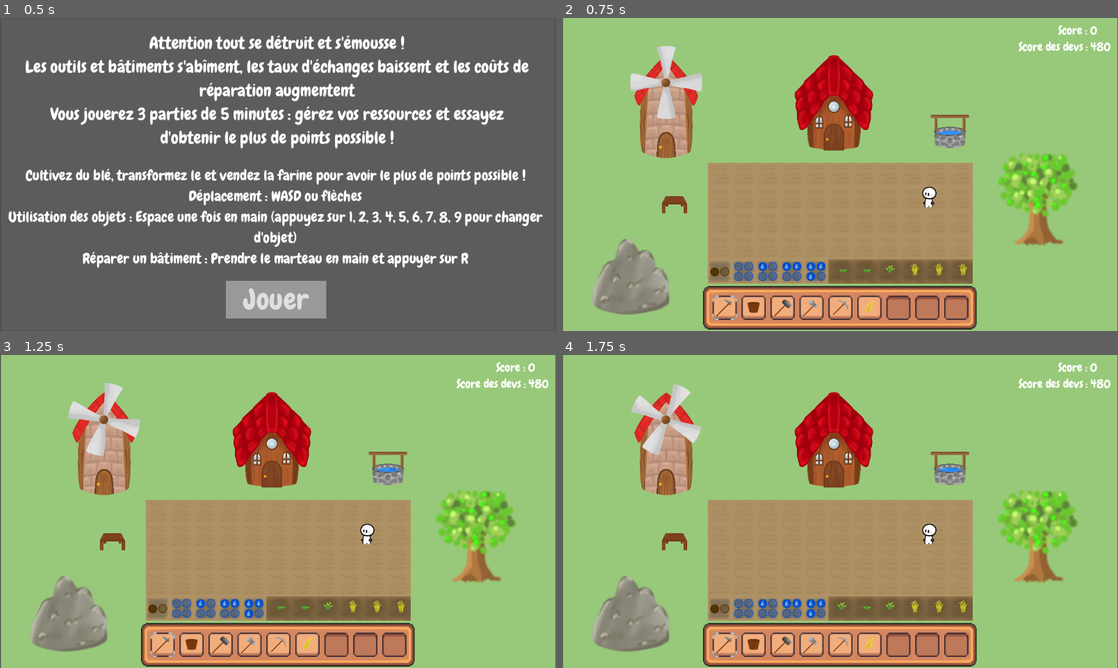
Above: before the commit, frames 1-4 (two rows, left to right).
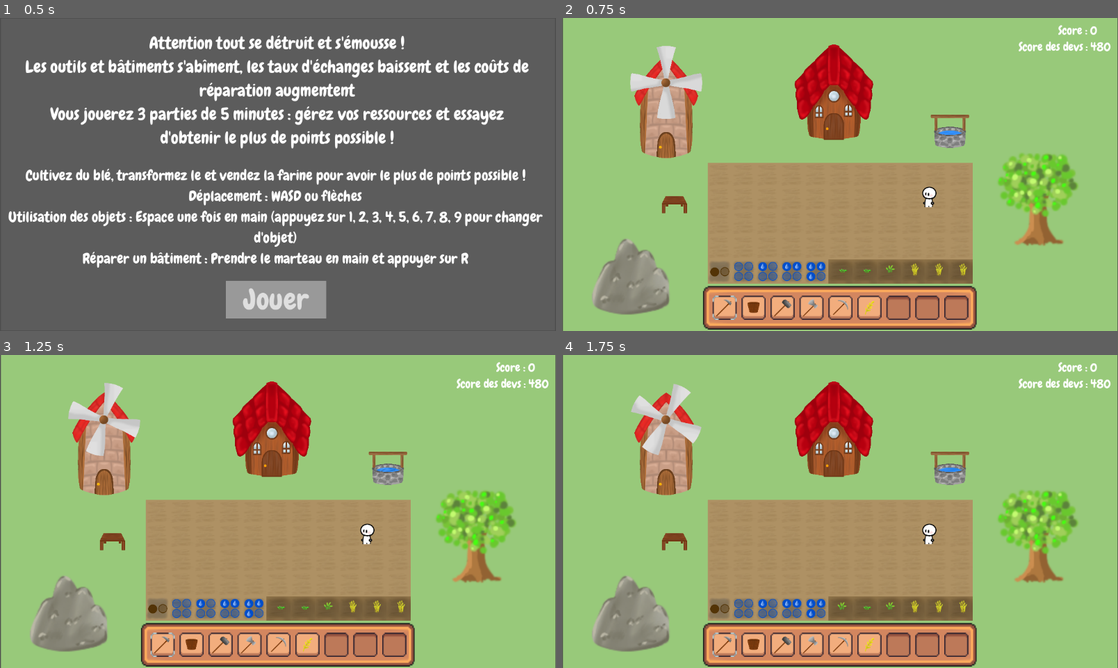
Above: after the commit, the same moments.

Repository: LaClimSx/Back-to-the-roots
Game: Godot game, scene res://Scenes/starting_texte.tscn
Two runs of this game, one before a commit and one after it. Both use one fixed random seed, a clock stepped at 60 frames per second and the inputs below. This scene is started directly instead of the project's main scene.
Inputs (mouse positions are in pixels of both pictures, inside the frame that each line leads up to):
- Up to frame 1 (0.5 s): no input
- Up to frame 2 (0.75 s): click "Jouer" at 0.5 s
- Up to frame 3 (1.25 s): no input
- Up to frame 4 (1.75 s): click (723, 646) at 1.25 s

Frame 1 is identical in both runs. In frame 2, 2.1% of the frame differs, in the area x 41-56%, y 8-43%; in frame 3, 2.1%; in frame 4, 2.1%.

Commit message:
feat: stuff

Diff:
--- a/Scenes/house.tscn
+++ b/Scenes/house.tscn
@@ -134,9 +134,9 @@
 
 [node name="InteractLabel" parent="." instance=ExtResource("6_4nr27")]
 offset_left = -553.333
-offset_top = -480.001
+offset_top = -433.335
 offset_right = 1302.67
-offset_bottom = -351.001
+offset_bottom = -304.335
 scale = Vector2(0.6, 0.6)
 theme_override_fonts/font = ExtResource("9_1gnbb")
 theme_override_font_sizes/font_size = 100
@@ -147,9 +147,9 @@
 
 [node name="RepairLabel" parent="." instance=ExtResource("7_gmsw4")]
 offset_left = -333.334
-offset_top = -566.668
+offset_top = -520.002
 offset_right = 783.666
-offset_bottom = -437.668
+offset_bottom = -391.002
 scale = Vector2(0.6, 0.6)
 theme_override_fonts/font = ExtResource("9_1gnbb")
 theme_override_font_sizes/font_size = 100
--- a/Scenes/world.tscn
+++ b/Scenes/world.tscn
@@ -153,7 +153,7 @@
 max_durability = 2000
 
 [node name="House" parent="." instance=ExtResource("8_66nr8")]
-position = Vector2(280.196, 89.0746)
+position = Vector2(280.196, 78.0654)
 max_durability = 1800
 
 [node name="Quarry" parent="." instance=ExtResource("13_av1ix")]
--- a/Scripts/starting_texte.gd
+++ b/Scripts/starting_texte.gd
@@ -12,11 +12,6 @@
 
 # Called when the node enters the scene tree for the first time.
 func _ready() -> void:
-	pass # Replace with function body.
-
-
-# Called every frame. 'delta' is the elapsed time since the previous frame.
-func _process(delta: float) -> void:
 	match Global.gameVariation :
 		1 :
 			$Panel/text.text = variante1
@@ -25,6 +20,9 @@
 		3 :
 			$Panel/text.text = variante3
 
+# Called every frame. 'delta' is the elapsed time since the previous frame.
+func _process(delta: float) -> void:
+	pass
 
 func _on_button_pressed() -> void:
 	get_tree().change_scene_to_file("res://Scenes/world.tscn")
--- a/global.gd
+++ b/global.gd
@@ -7,6 +7,7 @@
 
 @export var score : int = 0
 const DEV_SCORE : int = 480
+var scores : Array[int] = []
 
 var world_size: Vector2i
 
@@ -15,6 +16,8 @@
 var player_looking_position : Vector2
 
 var timer : Timer
+var game_number
+
 # Called when the node enters the scene tree for the first time.
 func _ready():
 	#gameVariation = randi_range(1,3) #TODO: uncomment this line and remove the next one
@@ -41,7 +44,7 @@
 	pass
 
 func _on_timer_timeout() -> void:
-	pass
+	scores.append(score)
 
 func display_indicator(value, position: Vector2 = player_looking_position, color: Color = Color.WHITE) -> void:
 	var indicator = Label.new()
